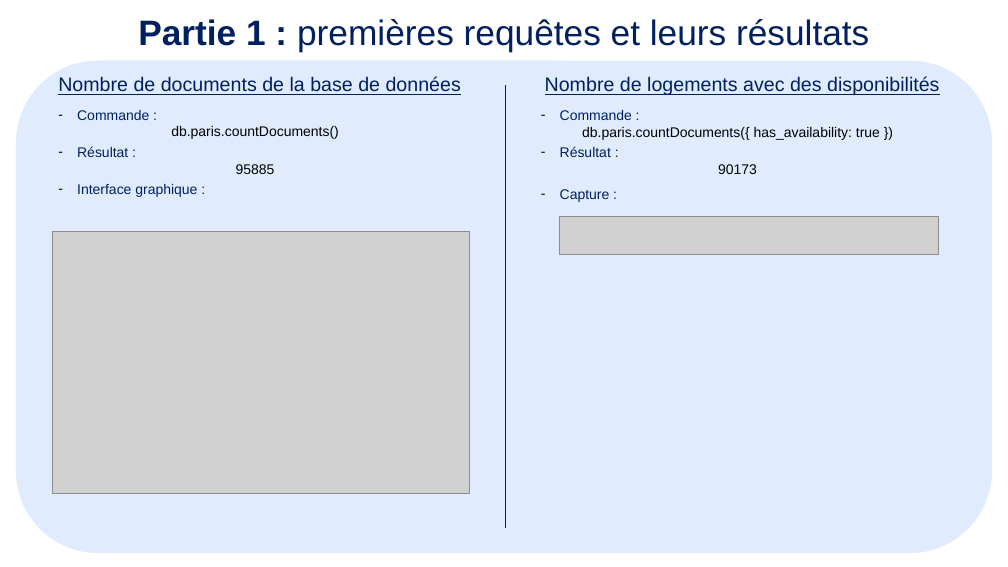
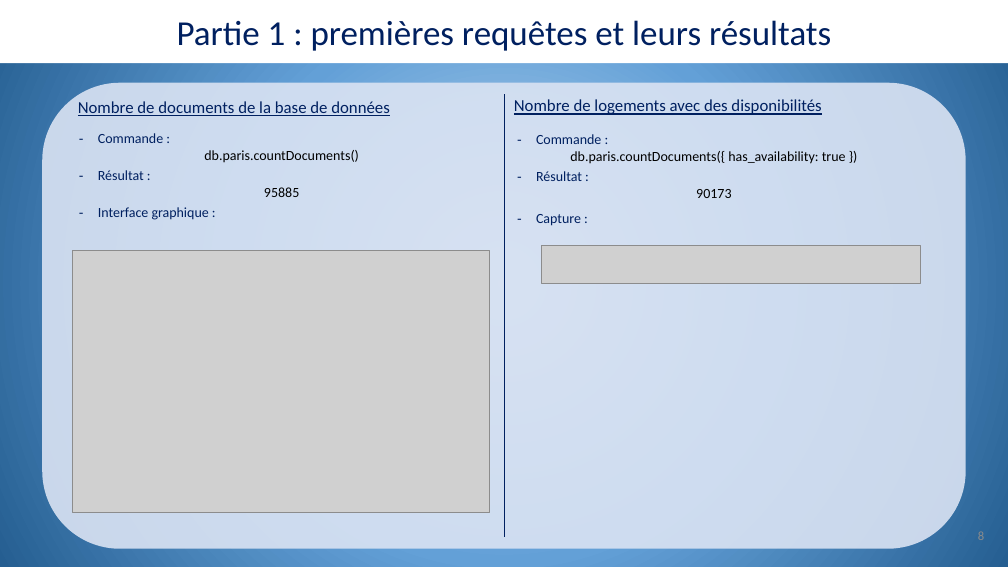
Before and after one commit to merais/formation, a slide deck: slide 8 of P7_Concevez_et_analysez_une_base_de_donnees_nosql_aymeric_bailleul/_projets/ABAI_P7_01_presentation_20251104.pptx. Drawn at 1008x567 pixels with LibreOffice and Linux fonts; fonts in the diff are those of the drawing; grey boxes stand for pictures. Boxes give left, top, right and bottom in pixels: in the first picture for what was removed or moved away, otherwise in the second. Text is boxed around its words. In the diff, an @@ line names an element or a change of style, - is before the commit and + after.

```diff
--- a/P7_Concevez_et_analysez_une_base_de_donnees_nosql_aymeric_bailleul/_projets/ABAI_P7_01_presentation_20251104.pptx
+++ b/P7_Concevez_et_analysez_une_base_de_donnees_nosql_aymeric_bailleul/_projets/ABAI_P7_01_presentation_20251104.pptx
@@ background #FFFFFF to gradient #BDD7EE to #63A0D7 to #255E91 @@
@@ rectangle "Partie 1 : premières requêtes ...": place and size @@
-rectangle "Partie 1 : premières requêtes ..." at (138,19,869,51)
+rectangle "Partie 1 : premières requêtes ..." at (0,0,1008,64)
@@ rectangle "Partie 1 : premières requêtes ..." at (0,0,1008,64): size 25.2 to 25 pt, font Arial to Calibri; bold off in "Partie 1 :"; vertical alignment top to middle; fill none to #FFFFFF @@
@@ rounded rectangle: place and size @@
-rounded rectangle at (16,60,992,553)
+rounded rectangle at (42,83,966,548)
@@ rounded rectangle at (42,83,966,548): fill #D9E7FD at 80% opacity to #DAE3F3 at 90% opacity @@
@@ text "Nombre de documents de la ...": place and size @@
-text "Nombre de documents de la ..." at (58,76,461,95)
+text "Nombre de documents de la ..." at (78,101,390,116)
@@ text "Nombre de documents de la ..." at (78,101,390,116): size 14 to 12 pt, font Arial to Calibri @@
@@ text "Nombre de logements avec des ..." at (514,99,821,115): size 14 to 12 pt, font Arial to Calibri @@
@@ text "Nombre de logements avec des ...": place and size @@
-text "Nombre de logements avec des ..." at (545,76,939,95)
+text "Nombre de logements avec des ..." at (514,99,821,115)
@@ line moved from (506, 86) - (506, 528) to (504, 95) - (504, 537) @@
@@ line (504, 95) - (504, 537): stroke #002060 0.75 pt to #002060 0.5 pt @@
@@ text "Commande :": place and size @@
-text "Commande :" at (77,110,339,197)
+text "Commande :" at (98,133,359,220)
@@ text "Commande :" at (98,133,359,220): font Arial to Calibri @@
@@ text "Commande :" at (536,134,846,226): font Arial to Calibri @@
@@ text "Commande :": place and size @@
-text "Commande :" at (560,110,880,202)
+text "Commande :" at (536,134,846,226)
@@ picture: place and size @@
-picture at (52,231,470,493)
+picture at (73,251,490,513)
@@ picture: place and size @@
-picture at (559,217,938,255)
+picture at (542,246,921,284)
@@ page number added at (978,531,984,540), 9 pt, text #8C8C8C @@
+8
```
Also in this commit, not shown: 13 other slides changed, 5 slides added, 1 slide removed, 2 other files.
